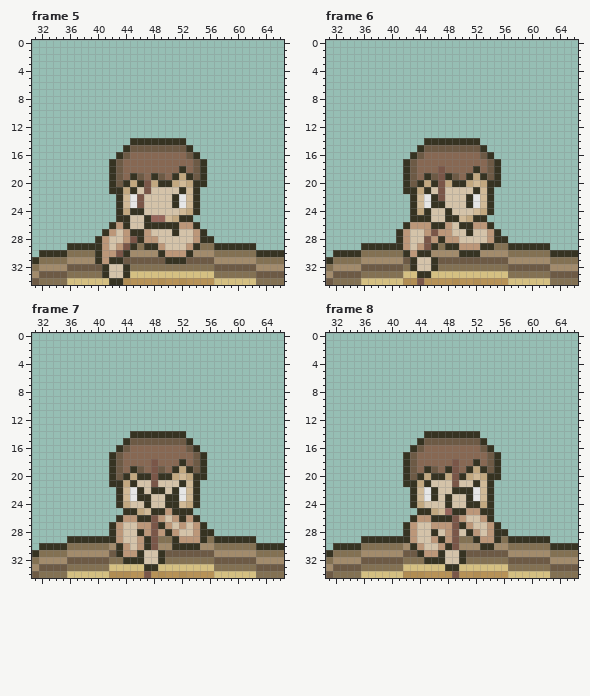
Pixel-art file -- assets/02_architecture/03_brewery/cuve_v2.aseprite. The picture above is the old version.
100x116 pixels, 26 frames. Colours within 5 levels of each other are drawn and written as one. Shown: frame 5: x 31..66, y 0..34; frame 6: x 31..66, y 0..34; frame 7: x 31..66, y 0..34; frame 8: x 31..66, y 0..34. The commit also changed other frames or places, which this record leaves out.
Once edited:
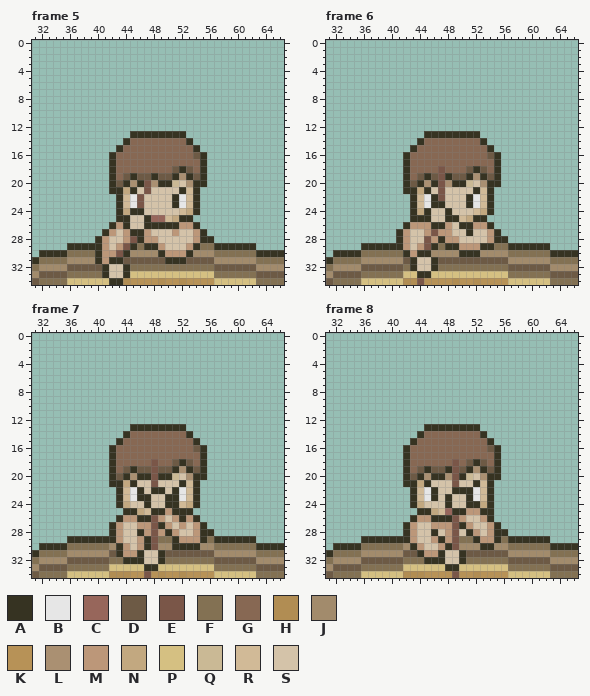
Palette (. is transparent): A #363322  B #e6e6e6  C #97665b  D #6d5a45  E #7a5648  F #837153  G #876853  H #b18d53  J #a28b6c  K #b79257  L #aa9072  M #bc9779  N #c2a880  P #d5c082  Q #cab995  R #d1ba97  S #d4c3a9
Change:
--- frame 5, layer "Personnage"
@@ x 40..57 @@
 12 ..................
-13 ..................
-14 .....AAAAAAAA.....
-15 ....ADDDDDDDDA....
-16 ...ADGGGGGGGGDA...
-17 ..ADGGGGGGGGGGDA..
-18 ..ADGGGGGGGGAGDA..
-19 ..ADGADGADGANADA..
-20 ..ADANAENAANRNAA..
+13 .....AAAAAAAA.....
+14 ....AGGGGGGGGA....
+15 ...AGGGGGGGGGGA...
+16 ..AGGGGGGGGGGGDA..
+17 ..AGGGGGGGGGGGGA..
+18 ..AGGGGGGGGDADGA..
+19 ..AGDADDADDALADA..
+20 ..ADALAELAAQSLAA..
 21 ..AANASESSSSARA...
@@ x 49..53 @@
 26 AAAMM
-27 SSASS
+27 SSMSS
 28 SSSSS
--- frame 6, layer "Personnage"
@@ x 40..57 @@
 12 ..................
-13 ..................
-14 .....AAAAAAAA.....
-15 ....ADDDDDDDDA....
-16 ...ADGGGGGGGGDA...
-17 ..ADGGGGGGGGGGDA..
-18 ..ADGGGEGGGGAGDA..
-19 ..ADGADEADGANADA..
-20 ..ADANAENAANRNAA..
+13 .....AAAAAAAA.....
+14 ....AGGGGGGGGA....
+15 ...AGGGGGGGGGGA...
+16 ..AGGGGGGGGGGGDA..
+17 ..AGGGGGGGGGGGGA..
+18 ..AGGGGEGGGDADGA..
+19 ..AGDADEADDALADA..
+20 ..ADALAELAAQSLAA..
 21 ..AANASESSSSARA...
--- frame 7, layer "Personnage"
@@ x 40..57 @@
 12 ..................
-13 ..................
-14 .....AAAAAAAA.....
-15 ....ADDDDDDDDA....
-16 ...ADGGGGGGGGDA...
-17 ..ADGGGGGGGGGGDA..
-18 ..ADGGGGEGGGAGDA..
-19 ..ADGADGEDGANADA..
-20 ..ADANAAEAANRNAA..
+13 .....AAAAAAAA.....
+14 ....AGGGGGGGGA....
+15 ...AGGGGGGGGGGA...
+16 ..AGGGGGGGGGGGDA..
+17 ..AGGGGGGGGGGGGA..
+18 ..AGGGGGEGGDADGA..
+19 ..AGDADDEDDALADA..
+20 ..ADALAAEAAQSLAA..
 21 ..AANASSESSSARA...
--- frame 8, layer "Personnage"
@@ x 40..57 @@
 12 ..................
-13 ..................
-14 .....AAAAAAAA.....
-15 ....ADDDDDDDDA....
-16 ...ADGGGGGGGGDA...
-17 ..ADGGGGGGGGGGDA..
-18 ..ADGGGGGEGGAGDA..
-19 ..ADGADGAEGANADA..
-20 ..ADANAANEANRNAA..
+13 .....AAAAAAAA.....
+14 ....AGGGGGGGGA....
+15 ...AGGGGGGGGGGA...
+16 ..AGGGGGGGGGGGDA..
+17 ..AGGGGGGGGGGGGA..
+18 ..AGGGGGGEGDADGA..
+19 ..AGDADDAEDALADA..
+20 ..ADALAALEAQSLAA..
 21 ..AANASSSESSARA...
Changed places in both pictures, as pixel boxes (x1, y1, x2, y2):
changed: (109, 131, 207, 187)
changed: (172, 229, 179, 236)
changed: (403, 131, 501, 187)
changed: (109, 424, 207, 480)
changed: (403, 424, 501, 480)
